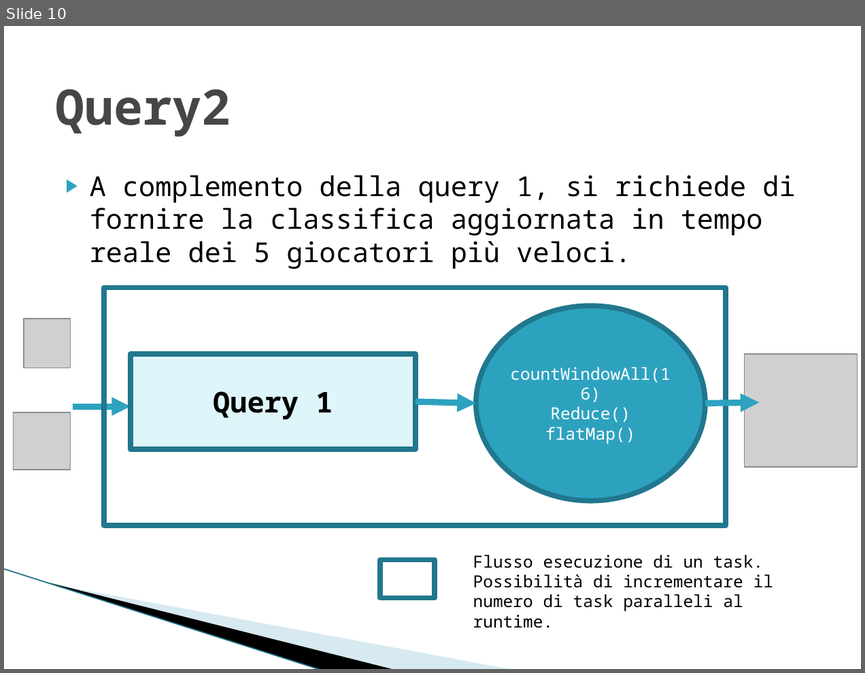
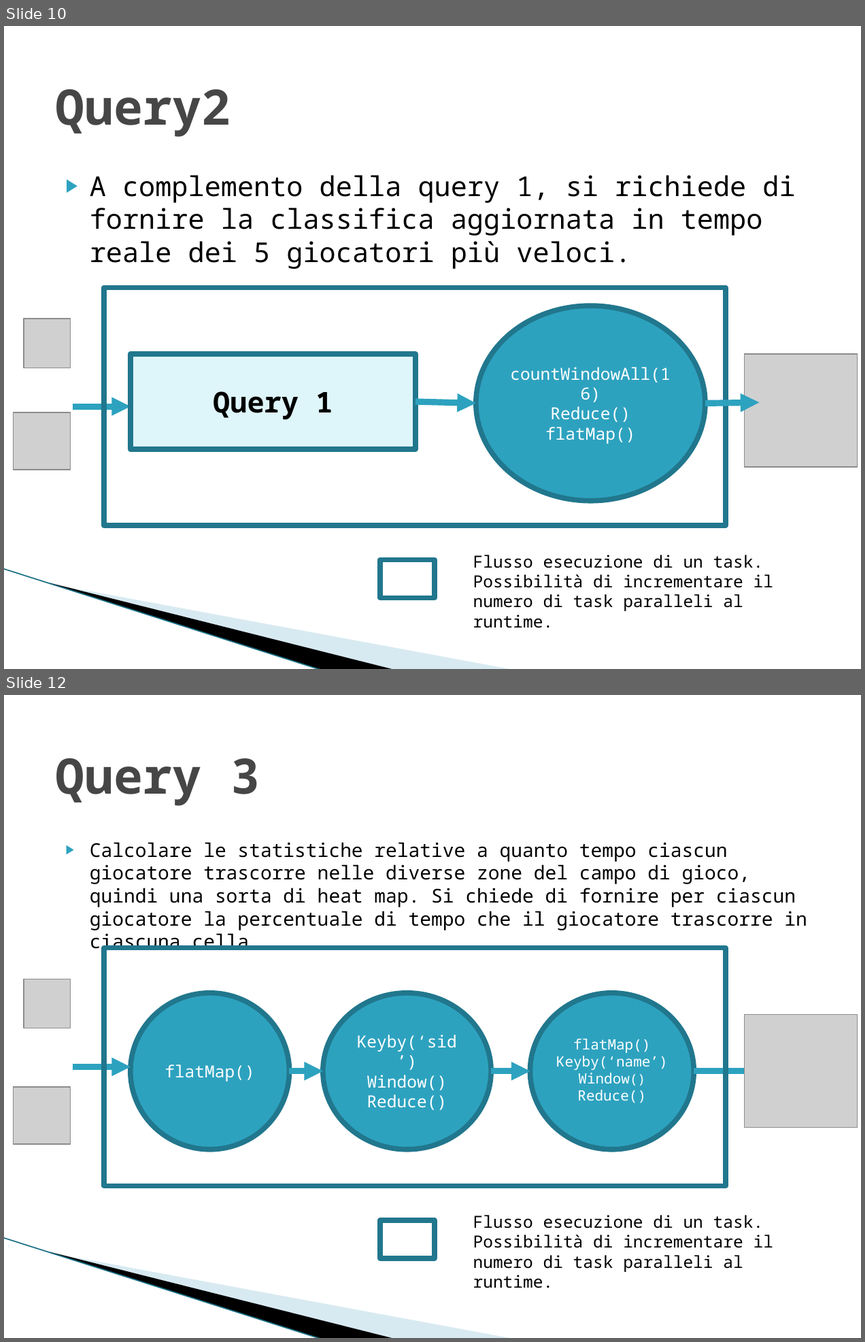
Before and after one commit to alexiey91/Flink, a slide deck: SABD2.pptx. Shown one above the other, each under a label of ours: slide 10 before the commit, slides 10 and 12 after it; the slides between them are not shown. The pictures are 865x673 and 865x1342 pixels, drawn with LibreOffice and Linux fonts; fonts in the diff are those of the drawing; grey boxes stand for pictures; background and template pictures are left out. Boxes give left, top, right and bottom in pixels: in the first picture for what was removed or moved away, otherwise in the second. Text is boxed around its words. In the diff, an @@ line names an element or a change of style, - is before the commit and + after.

```diff
--- a/SABD2.pptx
+++ b/SABD2.pptx
@@ slide 12 added at (4,695,861,1338), background #FFFFFF; not listed: 3 template elements that a slide beside it also shows @@
@@ title added at (55,758,260,806), 41 pt, text #464646, bold @@
+Query 3
@@ text added at (90,842,806,953), 16 pt, text #000000 @@
+▶ Calcolare le statistiche relative a quanto tempo ciascun giocatore trascorre nelle diverse zone del campo di gioco, quindi una sorta di heat map. Si chiede di fornire per ciascun giocatore la percentuale di tempo che il giocatore trascorre in ciascuna cella.
@@ rectangle added at (104,948,725,1185), outline #21788D 4.33 pt @@
@@ picture added at (24,979,70,1028) @@
@@ ellipse added at (130,993,290,1149), fill #2DA2BF, outline #21788D 4.33 pt, 14 pt, text #FFFFFF @@
+flatMap()
@@ ellipse added at (323,993,491,1149), fill #2DA2BF, outline #21788D 4.33 pt, 14 pt, text #FFFFFF @@
+Keyby(‘sid’)
+Window()
+Reduce()
@@ ellipse added at (530,993,694,1149), fill #2DA2BF, outline #21788D 4.33 pt, 12 pt, text #FFFFFF @@
+flatMap()
+Keyby(‘name’)
+Window()
+Reduce()
@@ picture added at (745,1014,857,1127) @@
@@ arrow added from (73, 1067) to (130, 1067), #2DA2BF 5.25 pt @@
@@ arrow added from (290, 1071) to (323, 1071), #2DA2BF 5.25 pt @@
@@ arrow added from (491, 1071) to (530, 1071), #2DA2BF 5.25 pt @@
@@ arrow added from (694, 1071) to (764, 1071), #2DA2BF 5.25 pt @@
@@ picture added at (14,1087,71,1144) @@
@@ rectangle added at (380,1219,435,1257), outline #21788D 4.33 pt @@
@@ text added at (473,1215,773,1272), 14 pt, text #000000 @@
+Flusso esecuzione di un task. Possibilità di incrementare il numero di task paralleli al runtime.
```
Also in this commit, not shown: 1 slide changed, 21 other slides added, 1 slide removed.
